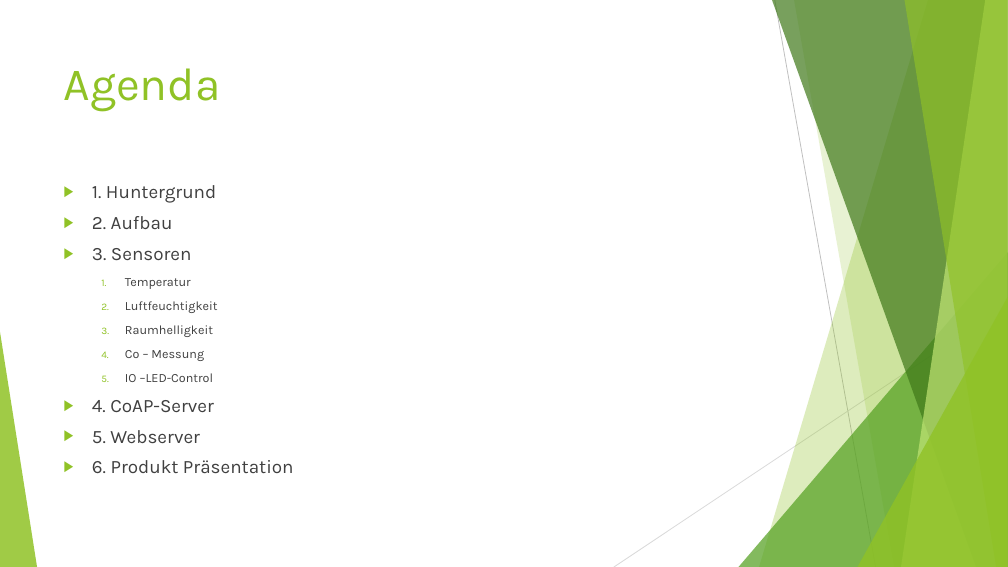
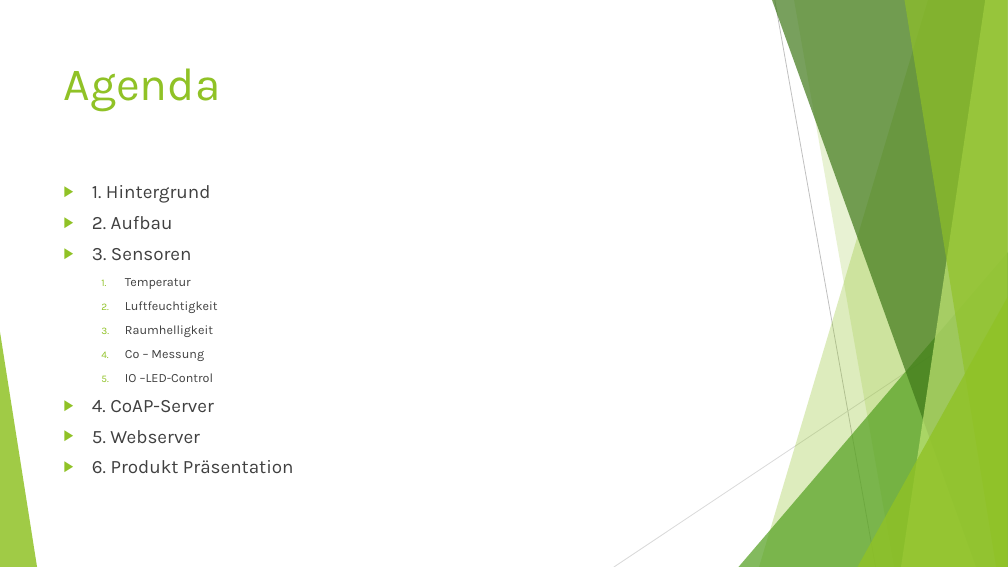
Before and after one commit to smartuni/Environ.me, a slide deck: slide 2 of Documentation/Environ_Me.odp. Drawn at 1008x567 pixels with LibreOffice and Linux fonts; fonts in the diff are those of the drawing. Boxes give left, top, right and bottom in pixels: in the first picture for what was removed or moved away, otherwise in the second. Text is boxed around its words. In the diff, an @@ line names an element or a change of style, - is before the commit and + after.

```diff
--- a/Documentation/Environ_Me.odp
+++ b/Documentation/Environ_Me.odp
@@ text at (92,185,210,203): text changed @@
-▶ 1. Huntergrund
+▶ 1. Hintergrund
```
Also in this commit, not shown: 1 other slide changed, 2 slides added, 1 slide removed, 1 other file.
